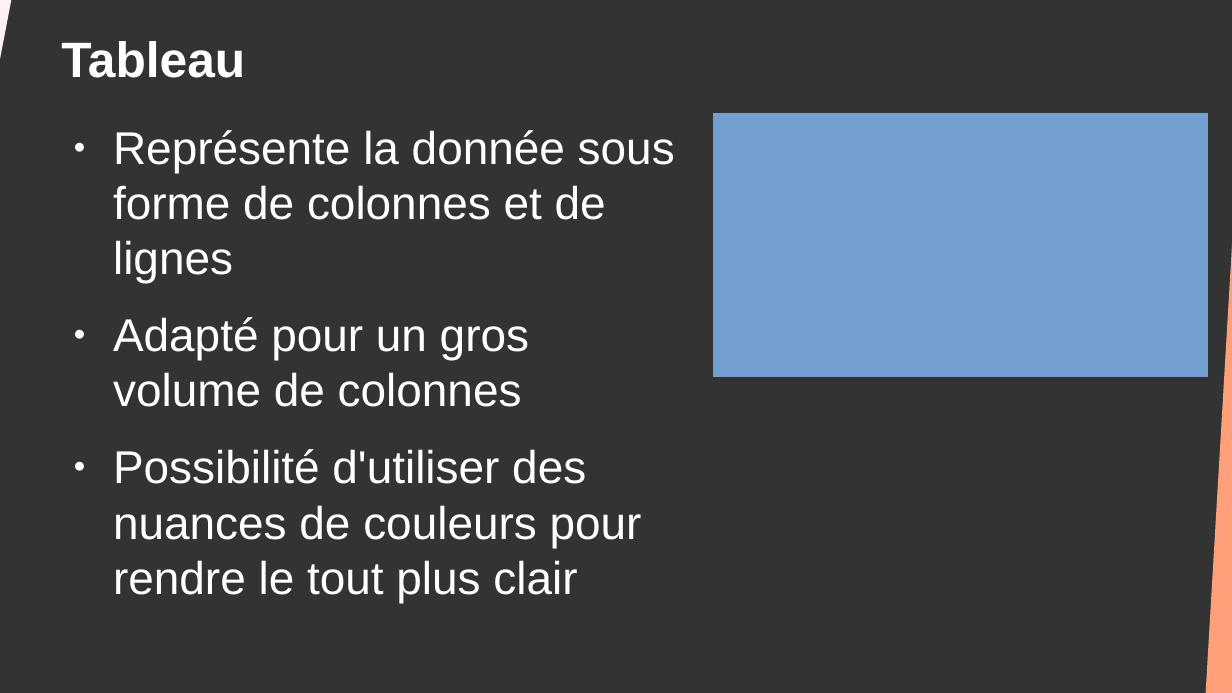
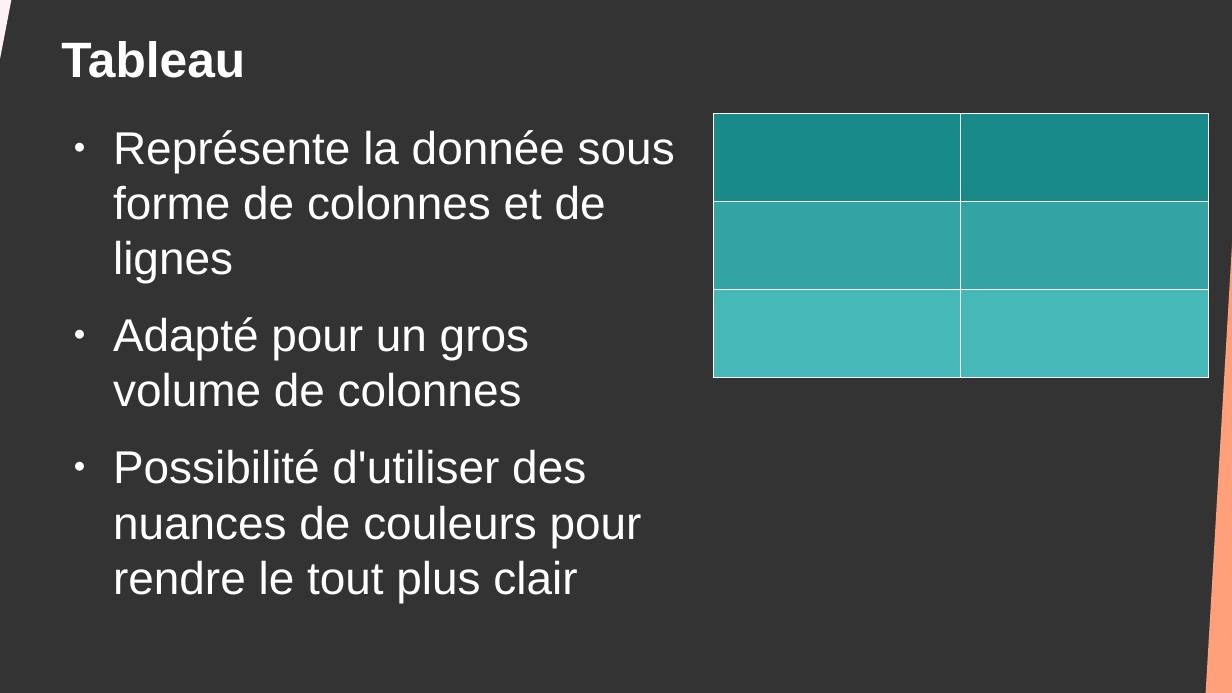
Before and after one commit to DanYellow/cours, a slide deck: slide 24 of big-data-s4/travaux-pratiques/numero-7/presentation.odp. Drawn at 1232x693 pixels with LibreOffice and Linux fonts; fonts in the diff are those of the drawing. Boxes give left, top, right and bottom in pixels: in the first picture for what was removed or moved away, otherwise in the second. Text is boxed around its words. In the diff, an @@ line names an element or a change of style, - is before the commit and + after.

```diff
--- a/big-data-s4/travaux-pratiques/numero-7/presentation.odp
+++ b/big-data-s4/travaux-pratiques/numero-7/presentation.odp
@@ table at bbox=[713, 113, 1210, 377] @@
@@ fill #729FCF to #198A8A in row 1 @@
@@ fill #729FCF to #33A3A3 in row 2 @@
@@ fill #729FCF to #47B8B8 in row 3 @@
@@ borders changed @@
```
Also in this commit, not shown: 3 other slides changed, 7 other files.
